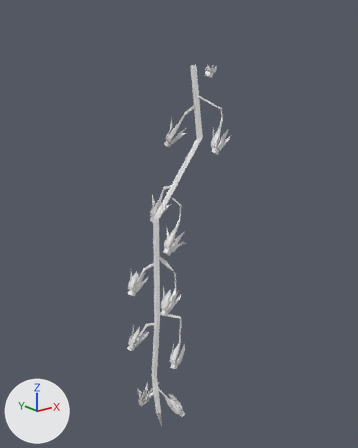
One commit to the OBJ model meshes/env/plants/v5_rachis0.obj: the scene before it, then after it.
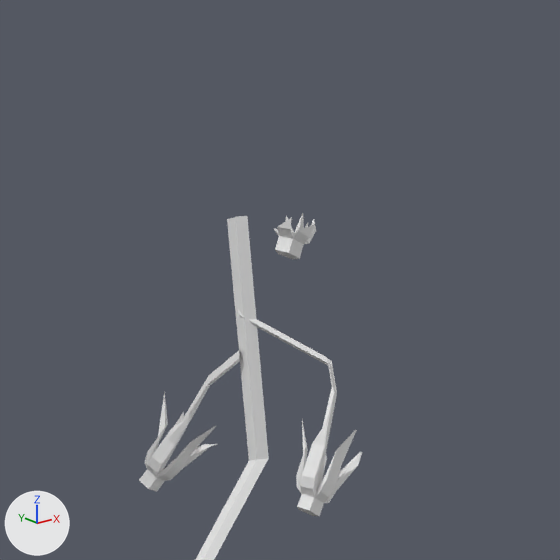
Each version appears first whole from a 50 mm camera at (-0.1839, -0.2558, 0.0033) aimed at (0.0085, -0.0154, -0.0929), and next in a close-up on the part from 34% to 81% of the width and 0% to 37% of the height. Lighting does not change. The marker at lower left points along +X, +Y and +Z. The older version's two pictures come first. Where no turn or scale is listed for an object, it has been applied to the vertices. Vertices at exactly the same position are counted once.

In view in the first close-up: 'v5_rachis0'.
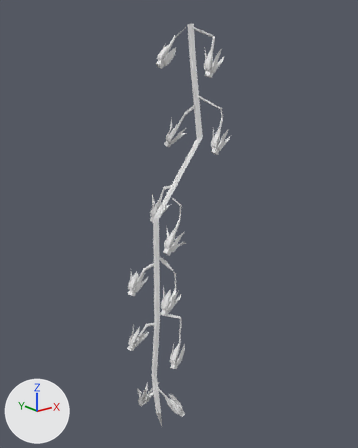
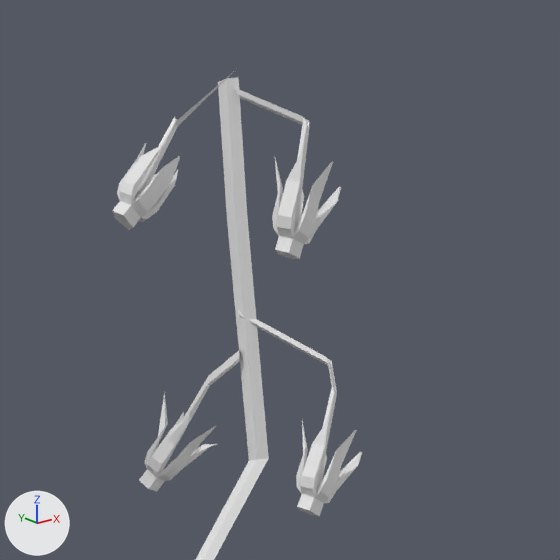
Pixel boxes [x1, y1, x2, y2] of what changed, in the close-ups (560 x 560 px):
```json
{"object": "v5_rachis0", "change": "reshaped", "before": [139, 213, 362, 560], "after": [112, 73, 362, 560]}
{"part": 1, "of": "me_v5_rachis0", "change": "added", "after": [112, 73, 232, 230]}
{"part": 2, "of": "me_v5_rachis0", "change": "added", "after": [218, 77, 341, 233]}
```

The change, as JSON lines over the scene's bpy script:
```json
{"block": "me_v5_rachis0", "where": "# used by ob_v5_rachis0; location = (0.0, 0.0, 0.0)"}
{"op": "remove", "block": "me_v5_rachis0", "code": "me_v5_rachis0.from_pydata(...)  # 1087 vertices, 2068 faces; spans x -0.026..0.037, y -0.042..0.004, z -0.241..0.006"}
{"op": "add", "block": "me_v5_rachis0", "code": "me_v5_rachis0.from_pydata(...)  # 1233 vertices, 2366 faces; spans x -0.026..0.037, y -0.042..0.007, z -0.241..0.031"}
{"block": "me_v5_rachis0", "change": "me_v5_rachis0 part 1: a new loose piece of 91 vertices spanning x 0.005..0.024, y -0.009..0.007, z 0.003..0.031"}
{"block": "me_v5_rachis0", "change": "me_v5_rachis0 part 2"}
{"block": "me_v5_rachis0", "change": "49 vertices are added at x 0.014..0.03, y -0.035..-0.004, z 0.005..0.03"}
{"block": "me_v5_rachis0", "change": "6 new vertices lie (0.001, 0.001, 0.004) away from vertices in x 0.016..0.018, y -0.034..-0.029, z 0.006..0.011"}
{"block": "me_v5_rachis0", "change": "124 new faces join them"}
```
